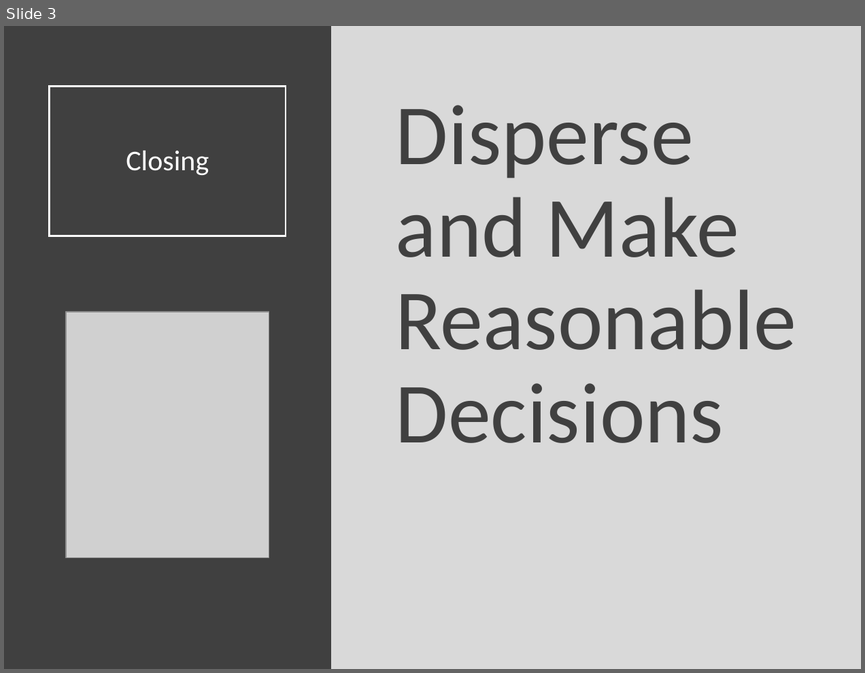
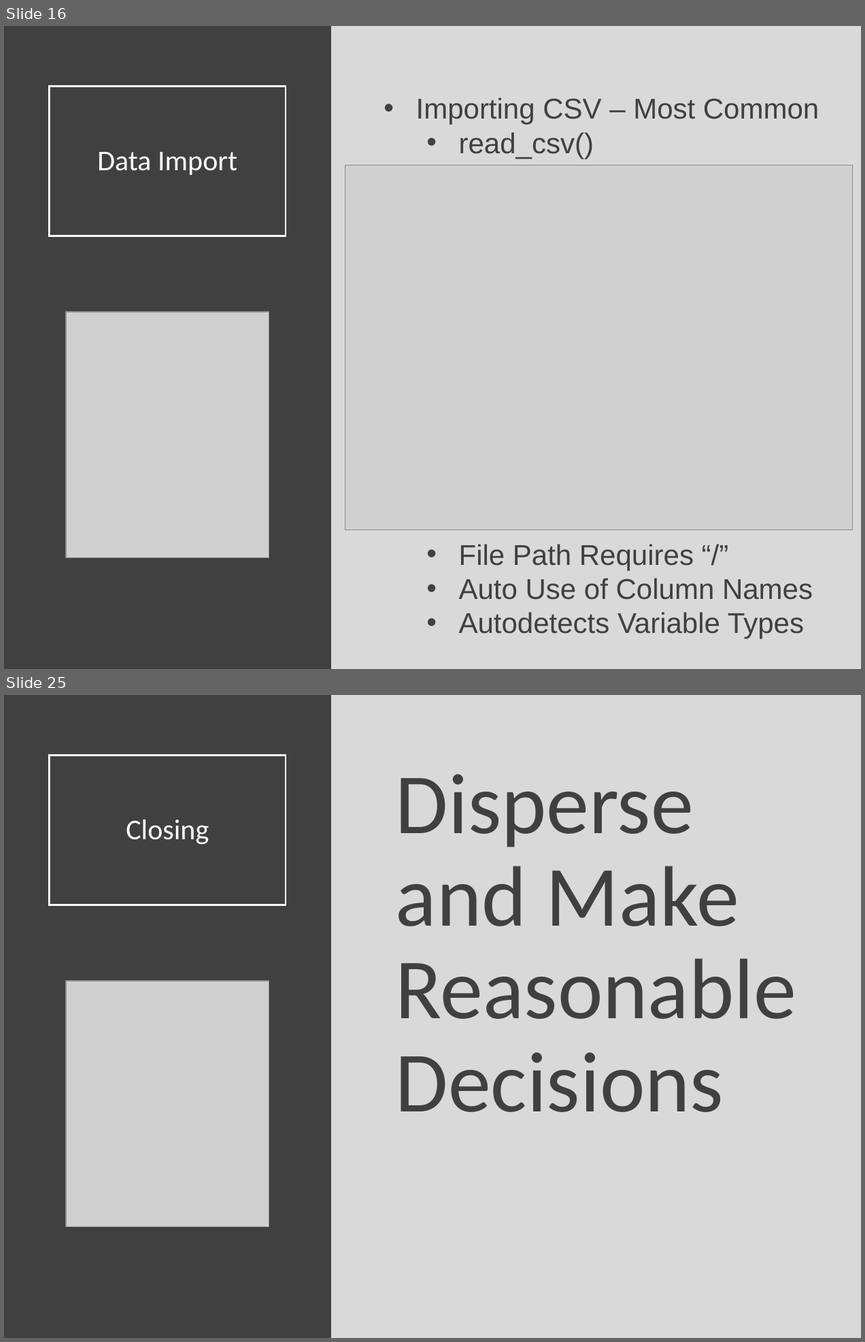
Before and after one commit to Yixf-Self/STOR320_WEBSITE, a slide deck: Lecture/Lecture 11/Lecture 11.pptx. Shown one above the other, each under a label of ours: slide 3 before the commit, slides 16 and 25 after it; the slides between them are not shown. The pictures are 865x673 and 865x1342 pixels, drawn with LibreOffice and Linux fonts; fonts in the diff are those of the drawing; grey boxes stand for pictures. Boxes give left, top, right and bottom in pixels: in the first picture for what was removed or moved away, otherwise in the second. Text is boxed around its words. In the diff, an @@ line names an element or a change of style, - is before the commit and + after.

```diff
--- a/Lecture/Lecture 11/Lecture 11.pptx
+++ b/Lecture/Lecture 11/Lecture 11.pptx
@@ slide 16 added at (x1=4, y1=26, x2=861, y2=669), background #D9D9D9 @@
@@ rectangle added at (x1=4, y1=26, x2=331, y2=669), fill #404040 @@
@@ title added at (x1=50, y1=86, x2=286, y2=236), outline #FFFFFF 1.5 pt, 24 pt, text #FFFFFF @@
+Data Import
@@ text added at (x1=416, y1=97, x2=819, y2=639), 24 pt, text #404040 @@
+• Importing CSV – Most Common
+  • read_csv()
+  • File Path Requires “/”
+  • Auto Use of Column Names
+  • Autodetects Variable Types
@@ picture added at (x1=345, y1=165, x2=852, y2=529) @@
@@ picture added at (x1=66, y1=312, x2=269, y2=557) @@
@@ what was slide 3 is now slide 25 @@
```
Also in this commit, not shown: 21 other slides added, 10 other files.
